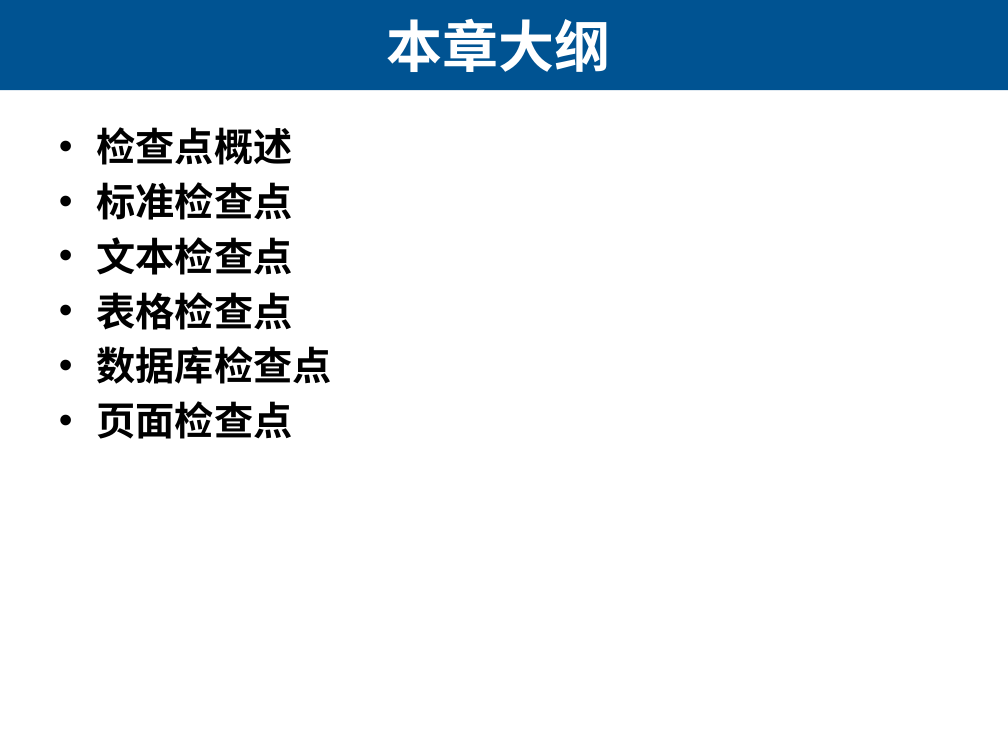
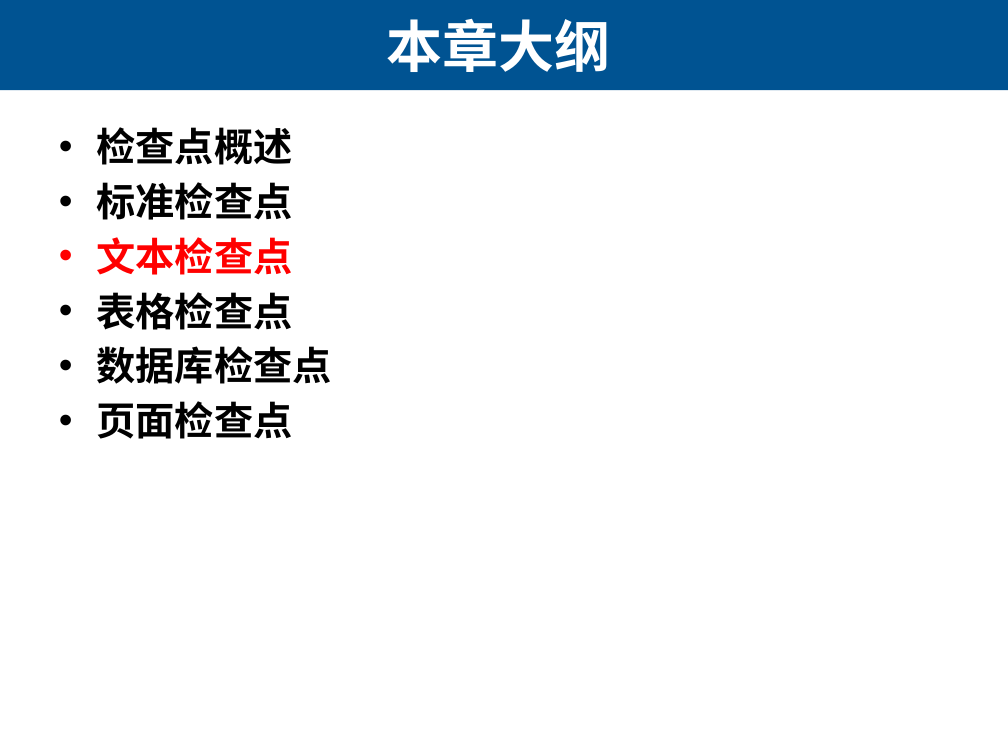
Before and after one commit to edu2act/course-uft, a slide deck: slide 11 of PPT/03 UFT Check Point.pptx. Drawn at 1008x756 pixels with LibreOffice and Linux fonts; fonts in the diff are those of the drawing. Boxes give left, top, right and bottom in pixels: in the first picture for what was removed or moved away, otherwise in the second. Text is boxed around its words. In the diff, an @@ line names an element or a change of style, - is before the commit and + after.

```diff
--- a/PPT/03 UFT Check Point.pptx
+++ b/PPT/03 UFT Check Point.pptx
@@ text at <box>97,237,293,275</box>: text colour #000000 to #FF0000 in "文本检查点" @@
```
Also in this commit, not shown: 2 other slides changed, 1 slide added, 1 slide removed, 5 other files.
